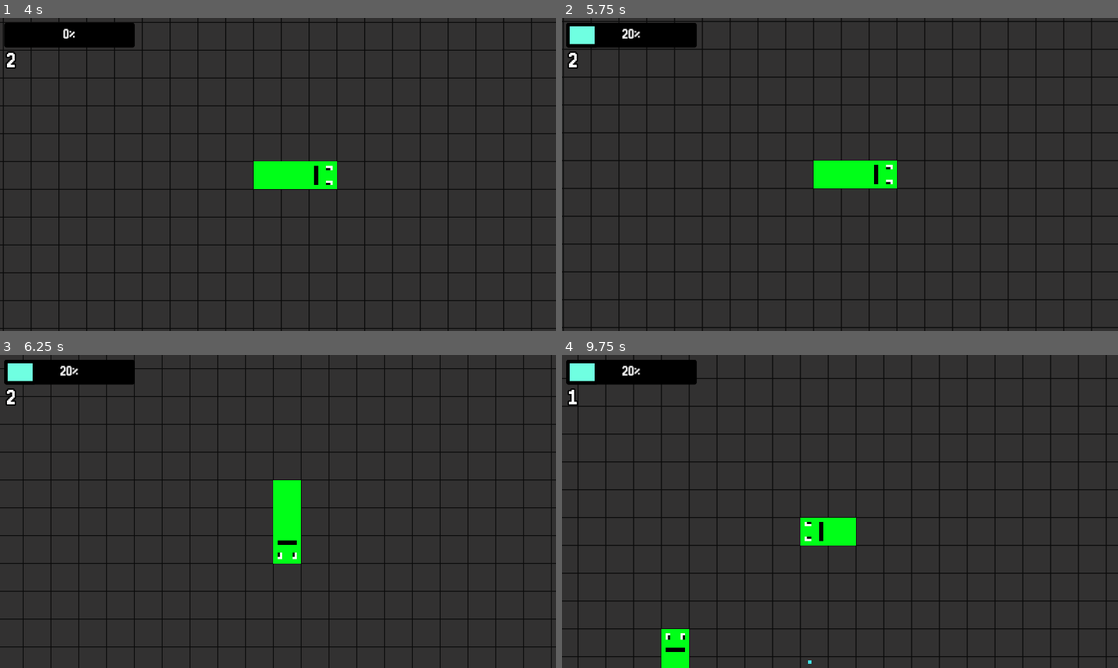
Above: before the commit, frames 1-4 (two rows, left to right).
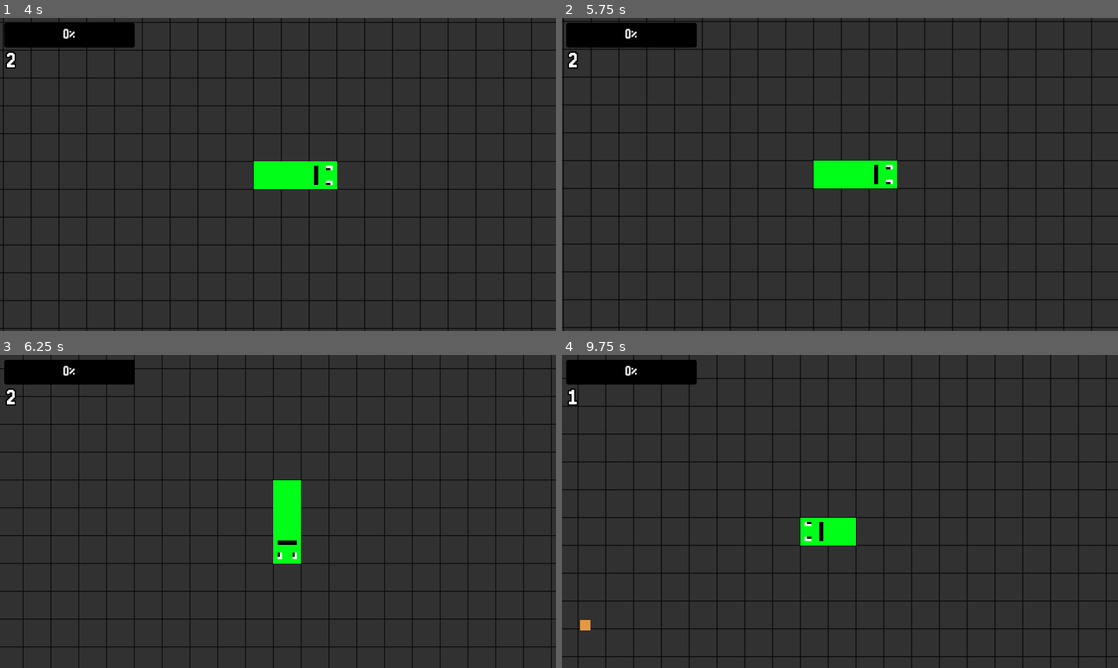
Above: after the commit, the same moments.

Repository: nath-ellis/slither.net
Game: Godot game, scene res://scenes/menu.tscn
Same seed, same stepped clock (60 frames per second), same inputs: the game is played once before the commit and once after it.
Inputs:
- Up to frame 1 (4 s): click "Play" at 0.5 s; hold Right (right) 1.28-2.03 s; hold Down (down) 2.03-2.78 s; hold Right (right) 2.78-3.53 s; hold Shift (speed_up) from 3.53 s (still down)
- Up to frame 2 (5.75 s): release Shift (speed_up) at 4.28 s; hold Left (left) from 4.28 s (still down)
- Up to frame 3 (6.25 s): release Left (left) at 5.78 s; hold Down (down) from 5.78 s (still down)
- Up to frame 4 (9.75 s): release Down (down) at 6.53 s; hold Right (right) 6.53-7.28 s; hold Shift (speed_up) 7.28-8.03 s; hold Right (right) 8.03-8.78 s; hold Down (down) 8.78-9.53 s; hold Left (left) from 9.53 s (still down)

Frame 1 is identical in both runs. In frame 2, 0.3% of the frame differs, in the area x 1-15%, y 2-9%; in frame 3, 0.3%; in frame 4, 1.0%, in the area x 1-45%, y 2-100%.

Commit message:
Made it so that enemies randomly spawn in over time

Diff:
--- a/scenes/game.tscn
+++ b/scenes/game.tscn
@@ -87,6 +87,10 @@
 wait_time = 0.05
 autostart = true
 
+[node name="EnemyTimer" type="Timer" parent="."]
+wait_time = 2.5
+autostart = true
+
 [node name="UI" type="CanvasLayer" parent="."]
 
 [node name="Control" type="Control" parent="UI"]
@@ -124,4 +128,5 @@
 text = "2"
 
 [connection signal="timeout" from="BitTimer" to="." method="_on_bit_timer_timeout"]
+[connection signal="timeout" from="EnemyTimer" to="." method="_on_enemy_timer_timeout"]
 [connection signal="value_changed" from="UI/Control/GrowthProgressBar" to="." method="_on_growth_progress_bar_value_changed"]
--- a/scripts/enemy.gd
+++ b/scripts/enemy.gd
@@ -31,16 +31,16 @@
 
 
 func _ready() -> void:
-	var rand_x = randi_range(-50, 50)
-	var rand_y = randi_range(-50, 50)
+	var rand_x = randi_range(-100, 100)
+	var rand_y = randi_range(-100, 100)
 
 	# Randomize position
 	global_position = Vector2(
-		Manager.player_pos.x + (rand_x * 64) + 32,
-		Manager.player_pos.y + (rand_y * 64) + 32
+		(rand_x * 64) + 32,
+		(rand_y * 64) + 32
 	)
 
-	for i in range(randi_range(0, 50)):
+	for i in range(randi_range(0, 100)):
 		var new_body = ENEMY_BODY.instantiate()
 		var end_body = body.get_children()[len(body.get_children())-1]
 
@@ -53,6 +53,10 @@
 
 		else:
 			new_body.position = end_body.position - vel
+
+		# Prevent spawning on top of player
+		if new_body.position == Manager.player_pos:
+			break
 
 		body.add_child(new_body)
 
--- a/scripts/game.gd
+++ b/scripts/game.gd
@@ -3,6 +3,7 @@
 
 const BIT = preload("res://scenes/bit.tscn")
 const LARGE_BIT = preload("res://scenes/large_bit.tscn")
+const ENEMY = preload("res://scenes/enemy.tscn")
 
 @onready var player = $Player
 @onready var bits = $Bits
@@ -10,6 +11,8 @@
 @onready var growth_progress_bar = $UI/Control/GrowthProgressBar
 @onready var growth_particles = $UI/Control/GrowthParticles
 @onready var length = $UI/Control/Length
+@onready var enemies = $Enemies
+@onready var enemy_timer = $EnemyTimer
 
 
 func _process(_delta) -> void:
@@ -41,3 +44,8 @@
 	if value == growth_progress_bar.max_value:
 		# Emit particles
 		growth_particles.emitting = true
+
+
+func _on_enemy_timer_timeout():
+	enemies.add_child(ENEMY.instantiate())
+	enemy_timer.start()
